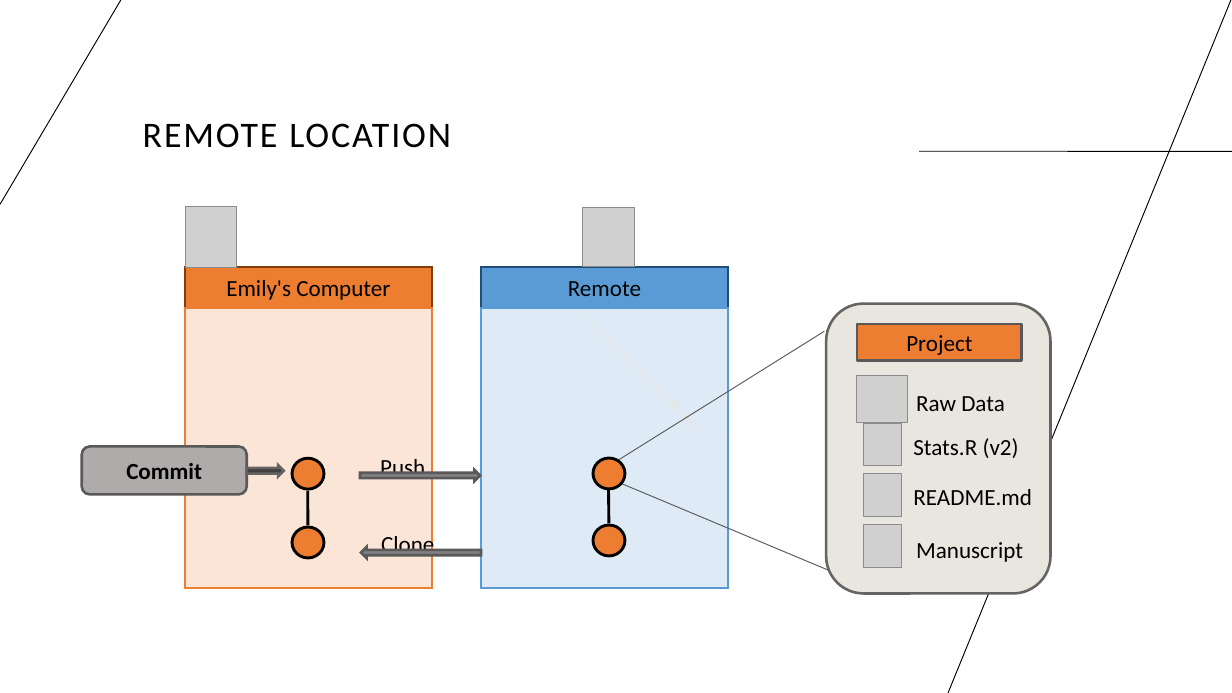
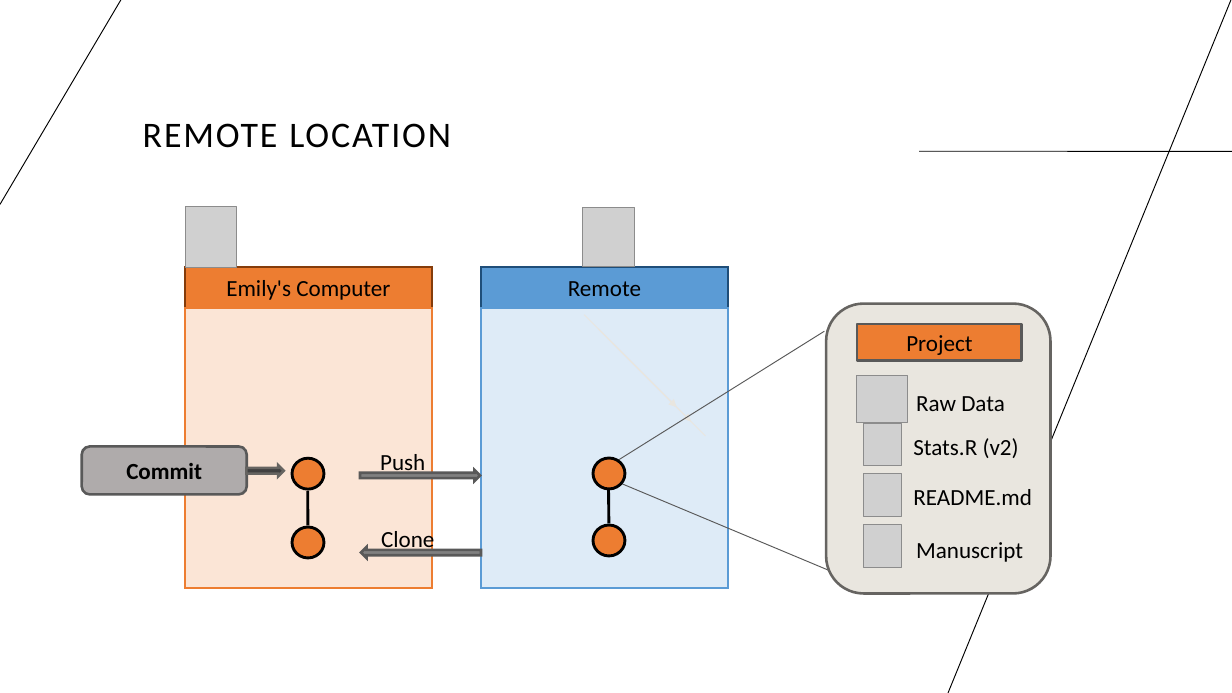
Before and after one commit to cassandra-hui/GitHub-Workshop, a slide deck: slide 18 of Day_1.pptx (slide 12 before the commit). Drawn at 1232x693 pixels with LibreOffice and Linux fonts; fonts in the diff are those of the drawing; grey boxes stand for pictures. Boxes give left, top, right and bottom in pixels: in the first picture for what was removed or moved away, otherwise in the second. Text is boxed around its words. In the diff, an @@ line names an element or a change of style, - is before the commit and + after.

```diff
--- a/Day_1.pptx
+++ b/Day_1.pptx
@@ text "Push" rewrapped from (x1=380, y1=456, x2=425, y2=482) to (x1=380, y1=454, x2=425, y2=476) @@
@@ text "Clone" moved from (x1=381, y1=533, x2=434, y2=559) to (x1=381, y1=527, x2=434, y2=553) @@
```
Also in this commit, not shown: 14 other slides changed, 10 slides added, 2 slides removed, 5 other files.
